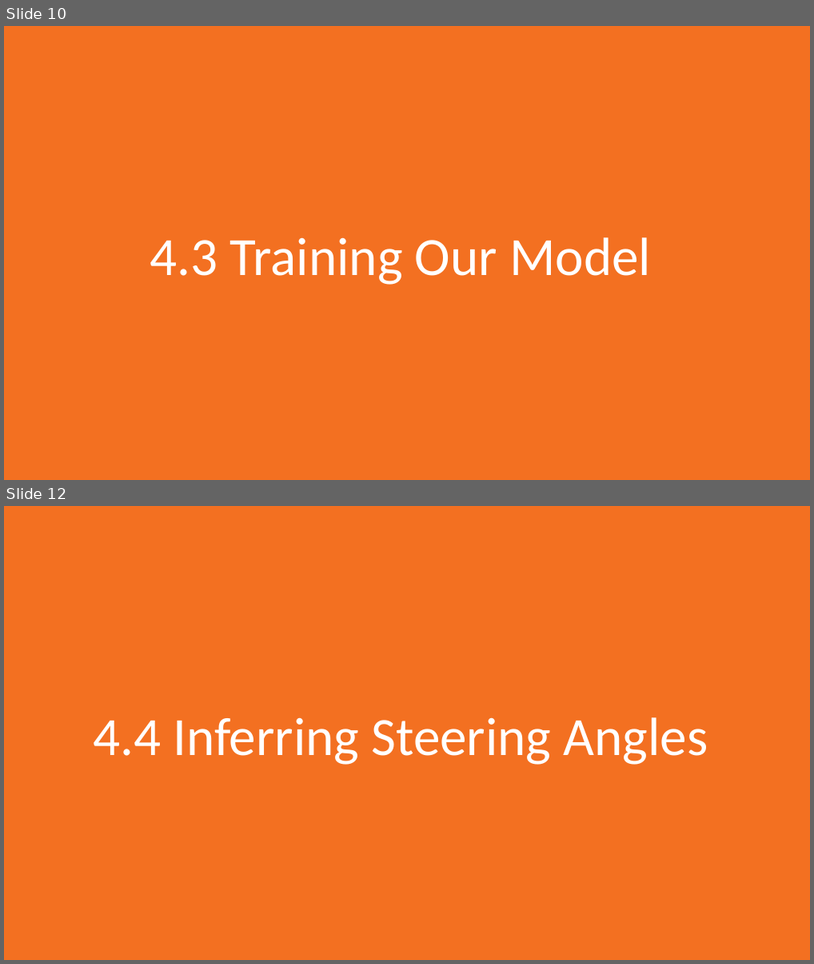
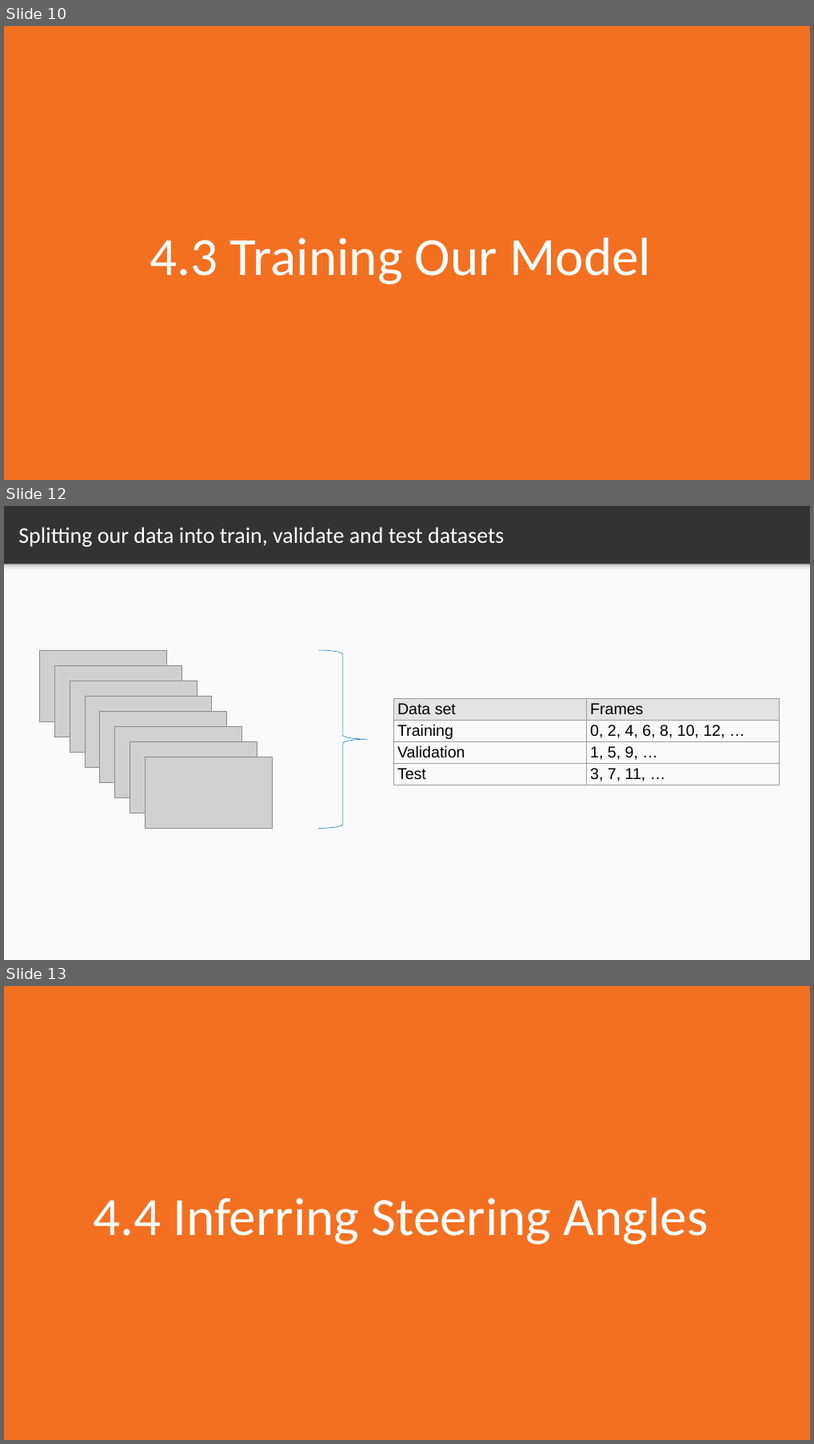
Before and after one commit to markstrefford/1.-Learning-Python-AI-by-Example, a slide deck: 4. Predicting the steering angle of a car/Slides/4.1.pptx. Shown one above the other, each under a label of ours: slides 10 and 12 before the commit, slides 10, 12 and 13 after it; the slides between them are not shown. The pictures are 814x964 and 814x1444 pixels, drawn with LibreOffice and Linux fonts; fonts in the diff are those of the drawing; grey boxes stand for pictures. Boxes give left, top, right and bottom in pixels: in the first picture for what was removed or moved away, otherwise in the second. Text is boxed around its words. In the diff, an @@ line names an element or a change of style, - is before the commit and + after.

```diff
--- a/4. Predicting the steering angle of a car/Slides/4.1.pptx
+++ b/4. Predicting the steering angle of a car/Slides/4.1.pptx
@@ slide 12 added at (4, 506, 810, 960), background #333333 @@
@@ title added at (18, 527, 504, 547), 40 pt, text #FFFFFF @@
+Splitting our data into train, validate and test datasets
@@ rectangle added at (4, 564, 810, 960), fill #FAFAFA @@
@@ rectangle added at (4, 564, 810, 573), fill gradient #F9F9F9 to #DEDEDE to #999999 @@
@@ picture added at (39, 650, 166, 722) @@
@@ picture added at (55, 665, 182, 737) @@
@@ right brace added at (318, 650, 368, 828), outline #0075BB 0.75 pt @@
@@ picture added at (70, 680, 197, 752) @@
@@ picture added at (85, 696, 212, 768) @@
@@ picture added at (99, 711, 226, 783) @@
@@ table added at (394, 698, 779, 790), 4 rows, 2 columns @@
+Data set | Frames
+Training | 0, 2, 4, 6, 8, 10, 12, …
+Validation | 1, 5, 9, …
+Test | 3, 7, 11, …
@@ picture added at (115, 726, 242, 797) @@
@@ picture added at (130, 741, 257, 813) @@
@@ picture added at (145, 756, 272, 828) @@
@@ what was slide 12 is now slide 13 @@
```
Also in this commit, not shown: 1 slide changed, 3 other files.
